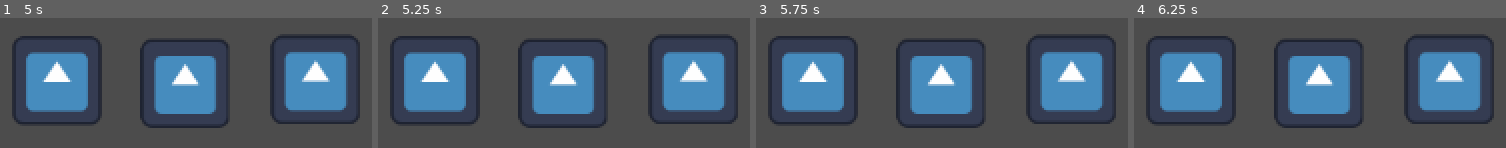
Above: before the commit, frames 1-4 (left to right).
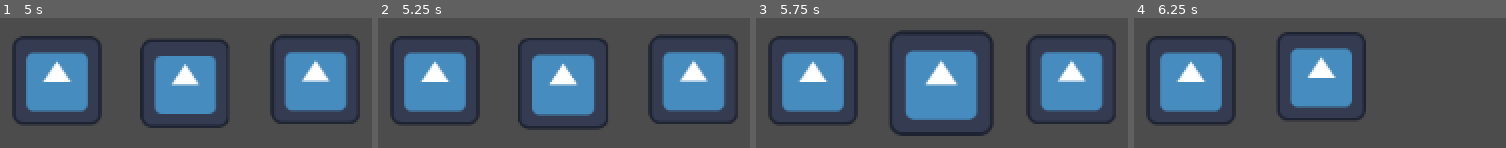
Above: after the commit, the same moments.

Repository: kinqxz/CFAC
Game: Godot game, scene res://scenes/game.tscn
Two runs of this game, one before a commit and one after it. Both use one fixed random seed, a clock stepped at 60 frames per second and the inputs below. The engine's default icon, where the game draws it, is replaced by a stand-in: a white triangle on a blue panel in a dark square.
Inputs:
- Up to frame 1 (5 s): tap Enter (confirm) at 0.5, 0.6, 1.25, 1.55, 2, 2.1, 2.75, 3.05, 3.5, 4.25, 4.55 s; tap I (initial_position) at 0.8, 1.35, 2.3, 2.85, 3.8 s; tap S (look_down) at 3.6 s; tap A (look_left) at 4.35 s
- Up to frame 2 (5.25 s): tap D (look_right) at 5.1 s
- Up to frame 3 (5.75 s): tap I (initial_position) at 5.3 s
- Up to frame 4 (6.25 s): tap W (look_up) at 5.85 s; tap Enter (confirm) at 6.05 s

Frame 1 is identical in both runs. In frame 2, 1.9% of the frame differs, in the area x 37-62%, y 15-87%; in frame 3, 8.9%; in frame 4, 18%, in the area x 37-97%, y 10-85%.

Commit message:
Made movement updates

Diff:
--- a/scenes/IconTiles.tscn
+++ b/scenes/IconTiles.tscn
@@ -1,6 +1,60 @@
-[gd_scene load_steps=3 format=3 uid="uid://c3t2fx1jas3a4"]
+[gd_scene load_steps=8 format=3 uid="uid://c3t2fx1jas3a4"]
 
+[ext_resource type="Script" uid="uid://c56lk7qc6tjxp" path="res://scripts/icon_tiles.gd" id="1_p6a4c"]
 [ext_resource type="Texture2D" uid="uid://dwxxhlnkdpebi" path="res://assets/icon.svg" id="1_s0cse"]
+
+[sub_resource type="GDScript" id="GDScript_6dg0h"]
+script/source = "extends Sprite2D
+
+@export var chosen = false
+@onready var animation_player: AnimationPlayer = %AnimationPlayer
+
+signal chosen_is_true
+
+func _ready() -> void:
+	chosen_is_true.connect(animate)
+
+func animate() -> void:
+	animation_player.play(\"chosen\")
+"
+
+[sub_resource type="Animation" id="Animation_s0cse"]
+resource_name = "chosen"
+length = 0.5
+loop_mode = 2
+tracks/0/type = "value"
+tracks/0/imported = false
+tracks/0/enabled = true
+tracks/0/path = NodePath(".:scale")
+tracks/0/interp = 1
+tracks/0/loop_wrap = true
+tracks/0/keys = {
+"times": PackedFloat32Array(0, 0.5),
+"transitions": PackedFloat32Array(1, 1),
+"update": 0,
+"values": [Vector2(1, 1), Vector2(1.2, 1.2)]
+}
+
+[sub_resource type="Animation" id="Animation_p6a4c"]
+length = 0.001
+tracks/0/type = "value"
+tracks/0/imported = false
+tracks/0/enabled = true
+tracks/0/path = NodePath(".:scale")
+tracks/0/interp = 1
+tracks/0/loop_wrap = true
+tracks/0/keys = {
+"times": PackedFloat32Array(0),
+"transitions": PackedFloat32Array(1),
+"update": 0,
+"values": [Vector2(1, 1)]
+}
+
+[sub_resource type="AnimationLibrary" id="AnimationLibrary_6dg0h"]
+_data = {
+&"RESET": SubResource("Animation_p6a4c"),
+&"chosen": SubResource("Animation_s0cse")
+}
 
 [sub_resource type="Environment" id="Environment_s0cse"]
 background_mode = 3
@@ -8,9 +62,17 @@
 glow_blend_mode = 0
 
 [node name="Icon" type="Node2D"]
+script = ExtResource("1_p6a4c")
 
 [node name="Sprite2D" type="Sprite2D" parent="."]
 texture = ExtResource("1_s0cse")
+script = SubResource("GDScript_6dg0h")
+
+[node name="AnimationPlayer" type="AnimationPlayer" parent="Sprite2D"]
+unique_name_in_owner = true
+libraries = {
+&"": SubResource("AnimationLibrary_6dg0h")
+}
 
 [node name="WorldEnvironment" type="WorldEnvironment" parent="."]
 environment = SubResource("Environment_s0cse")
--- a/scenes/game.tscn
+++ b/scenes/game.tscn
@@ -5,6 +5,10 @@
 [ext_resource type="PackedScene" uid="uid://c3t2fx1jas3a4" path="res://scenes/IconTiles.tscn" id="3_lnu2h"]
 
 [node name="Game" type="Node2D"]
+
+[node name="Map" type="Node" parent="."]
+
+[node name="TileMapLayer" type="TileMapLayer" parent="Map"]
 
 [node name="StartMenu" parent="." instance=ExtResource("1_wmtrw")]
 visible = false
--- /dev/null
+++ b/scripts/icon_tiles.gd
@@ -0,0 +1,16 @@
+extends Node2D
+
+@onready var animation_player: AnimationPlayer = %AnimationPlayer
+
+signal chosen
+signal stopped
+
+func _ready() -> void:
+	chosen.connect(animate)
+	stopped.connect(stopAnimation)
+
+func animate() -> void:
+	animation_player.play("chosen")
+
+func stopAnimation() -> void:
+	animation_player.stop()
--- a/scripts/player.gd
+++ b/scripts/player.gd
@@ -7,10 +7,11 @@
 #const SPEED = 300.0
 var distance : float = 500.0
 var lastDirection : Vector2 = Vector2.ZERO
+var lastObstacleFound : Node2D = null
 #const JUMP_VELOCITY = -400.0
 #var health = 100.0
 
-func findObstacle(playerPosition : Vector2, direction: Vector2) -> Vector2:
+func findObstacle(playerPosition : Vector2, direction: Vector2) -> Node2D:
 	#for number in range(1, 15):
 		#print(number)
 	var playerX = playerPosition.x
@@ -19,7 +20,7 @@
 	var obstacles = lilypads.get_children()
 	var deltaX : float = distance + 1
 	var deltaY : float = distance + 1
-	var obstaclePosition : Vector2 = Vector2.ZERO
+	var lastObstacle : Node2D = null
 	var finalIcon : Node2D = null
 
 	for obstacle in obstacles:
@@ -36,7 +37,7 @@
 					if deltaX <= 100 && deltaX >= -100:
 						if deltaY <= distance && deltaY > 0:
 							finalIcon = icon
-							obstaclePosition = icon.position
+							lastObstacle = icon
 			elif direction == Vector2.DOWN:
 				if currentDeltaY < deltaY:
 					deltaX = currentDeltaX
@@ -45,7 +46,7 @@
 					if deltaX <= 100 && deltaX >= -100:
 						if deltaY >= -distance && deltaY < 0:
 							finalIcon = icon
-							obstaclePosition = icon.position
+							lastObstacle = icon
 			elif direction == Vector2.LEFT:
 				if currentDeltaX < deltaX:
 					deltaX = currentDeltaX
@@ -54,7 +55,7 @@
 					if deltaX >= -distance && deltaX < 0:
 						if deltaY <= 100 && deltaY >= -100:
 							finalIcon = icon
-							obstaclePosition = icon.position
+							lastObstacle = icon
 			elif direction == Vector2.RIGHT:
 				if currentDeltaX < deltaX:
 					deltaX = currentDeltaX
@@ -63,48 +64,59 @@
 					if deltaX <= distance && deltaX > 0:
 						if deltaY <= 100 && deltaY >= -100:
 							finalIcon = icon
-							obstaclePosition = icon.position
+							lastObstacle = icon
 
-	if finalIcon != null:
-		finalIcon.queue_free()
-
-	return obstaclePosition
+	return lastObstacle
 
 func _physics_process(delta):
 	var direction = Input.get_vector("look_left", "look_right", "look_down", "look_up")
 
 	if direction != Vector2.ZERO:
-		lastDirection = direction
+		if lastDirection != direction:
+			lastDirection = direction
 
-	if Input.is_action_just_pressed("initial_position"):
+			if lastObstacleFound != null:
+				lastObstacleFound.emit_signal("stopped")
+
+	if Input.is_action_just_released("initial_position"):
 		player.position = initPosition
 
 	if Input.is_action_just_released("confirm"):
+		if lastObstacleFound != null:
+			player.position = lastObstacleFound.position
+			lastObstacleFound.queue_free()
+			lastObstacleFound = null
+
+	if direction != Vector2.ZERO:
 		if lastDirection == Vector2.DOWN:
-			var obstaclePosition = findObstacle(player.get_position_delta(), Vector2.DOWN)
+			var obstacle = findObstacle(player.get_position_delta(), Vector2.DOWN)
 
-			if obstaclePosition != Vector2.ZERO:
+			if obstacle != null:
 				print("Up!")
-				player.position = obstaclePosition
 				lastDirection = Vector2.ZERO
+				lastObstacleFound = obstacle
+				obstacle.emit_signal("chosen")
 		if lastDirection == Vector2.RIGHT:
-			var obstaclePosition = findObstacle(player.get_position_delta(), Vector2.RIGHT)
+			var obstacle = findObstacle(player.get_position_delta(), Vector2.RIGHT)
 
-			if obstaclePosition != Vector2.ZERO:
+			if obstacle != null:
 				print("Right!")
-				player.position = obstaclePosition
 				lastDirection = Vector2.ZERO
+				lastObstacleFound = obstacle
+				obstacle.emit_signal("chosen")
 		if lastDirection == Vector2.LEFT:
-			var obstaclePosition = findObstacle(player.get_position_delta(), Vector2.LEFT)
+			var obstacle = findObstacle(player.get_position_delta(), Vector2.LEFT)
 
-			if obstaclePosition != Vector2.ZERO:
+			if obstacle != null:
 				print("Left!")
-				player.position = obstaclePosition
 				lastDirection = Vector2.ZERO
+				lastObstacleFound = obstacle
+				obstacle.emit_signal("chosen")
 		if lastDirection == Vector2.UP:
-			var obstaclePosition = findObstacle(player.get_position_delta(), Vector2.UP)
+			var obstacle = findObstacle(player.get_position_delta(), Vector2.UP)
 
-			if obstaclePosition != Vector2.ZERO:
+			if obstacle != null:
 				print("Down!")
-				player.position = obstaclePosition
 				lastDirection = Vector2.ZERO
+				lastObstacleFound = obstacle
+				obstacle.emit_signal("chosen")
Not shown, added: scripts/icon_tiles.gd.uid
Not shown, added: .DS_Store
